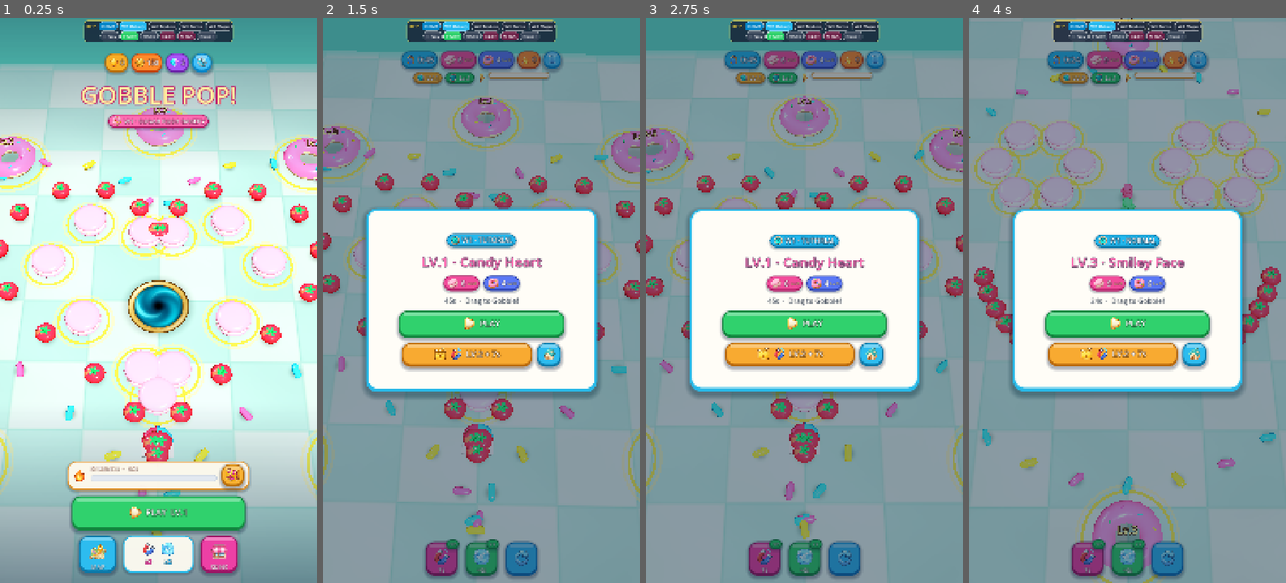
Above: before the commit, frames 1-4 (left to right).
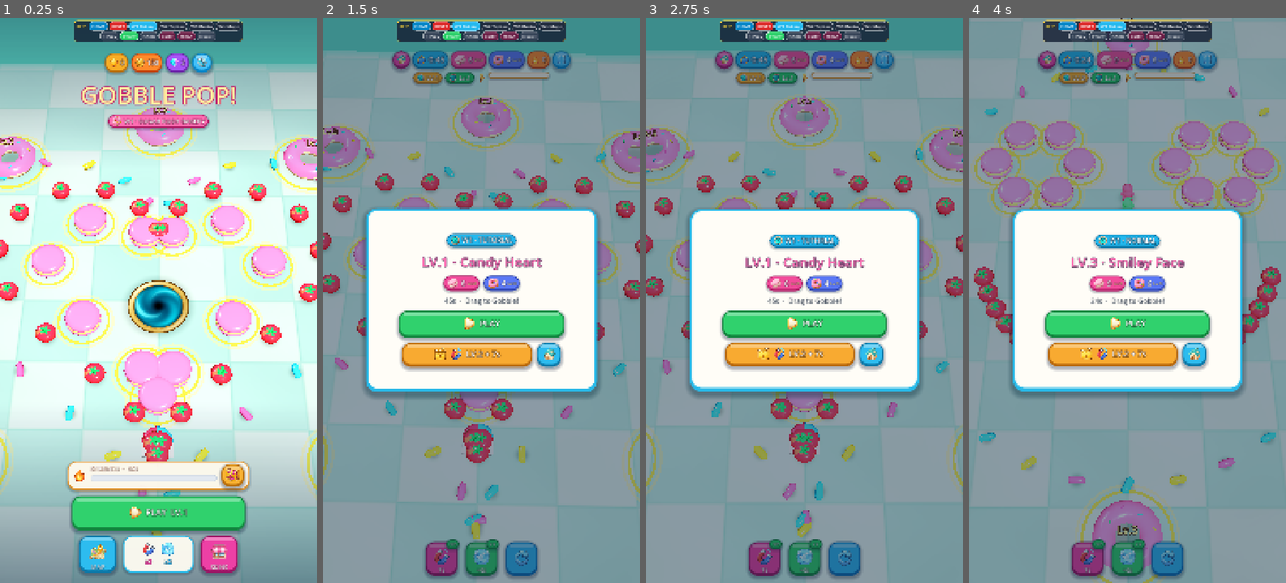
Above: after the commit, the same moments.

Repository: ynot-labs/gobble-pop
Game: Godot game, scene res://scenes/main/main.tscn
Same seed, same stepped clock (60 frames per second), same inputs: the game is played once before the commit and once after it.
Inputs (mouse positions are in pixels of both pictures, inside the frame that each line leads up to):
- Up to frame 1 (0.25 s): no input
- Up to frame 2 (1.5 s): click (440, 23) at 0.5 s, where only the run after the commit has a clickable "RESET"; click "START" at 1.25 s
- Up to frame 3 (2.75 s): click "START" at 2 s
- Up to frame 4 (4 s): click "Next >" at 2.75 s; click "Next >" at 3.5 s

The runs differ from the first frame. In frame 1, 6.3% of the frame differs, in the area x 10-91%, y 0-71%; in frame 2, 3.6%; in frame 3, 3.6%; in frame 4, 7.7%, in the area x 0-97%, y 0-85%.

Commit message:
fix(beta): add 1-tap in-game Home exit, BETA RESET + ?reset=1 FTUE reset, and colorful swirled cream on W1 Boba/Cake/Macaron

Diff:
--- a/scripts/core/game_manager.gd
+++ b/scripts/core/game_manager.gd
@@ -133,7 +133,41 @@
 func _ready() -> void:
 	_load_build_config()
 	_load_item_catalog()
-	load_progress()
+	if _check_web_reset_query():
+		reset_all_progress()
+	else:
+		load_progress()
+
+
+func _check_web_reset_query() -> bool:
+	if not OS.has_feature("web"):
+		return false
+	var should_reset = JavaScriptBridge.eval("new URLSearchParams(window.location.search).get('reset') === '1'", true)
+	if bool(should_reset):
+		JavaScriptBridge.eval("try { const u = new URL(window.location.href); u.searchParams.delete('reset'); window.history.replaceState({}, '', u.toString()); } catch(e) {}", true)
+		return true
+	return false
+
+
+func reset_all_progress() -> void:
+	current_level = 1
+	max_unlocked_level = 1
+	win_streak = 0
+	streak_chest_progress = 0
+	coins = 150
+	skin_shards = 2
+	unlocked_worlds = 1
+	inv_magnet = 2
+	inv_ice = 2
+	level_stars = {}
+	owned_skins = ["classic"]
+	equipped_skin = "classic"
+	seen_tutorials = {}
+	if FileAccess.file_exists(SAVE_PATH):
+		DirAccess.remove_absolute(ProjectSettings.globalize_path(SAVE_PATH))
+	save_progress()
+	economy_changed.emit()
+	skin_equipped.emit("classic")
 
 
 func _load_build_config() -> void:
--- a/scripts/gameplay/level_stage.gd
+++ b/scripts/gameplay/level_stage.gd
@@ -274,11 +274,18 @@
 	top_vbox.add_theme_constant_override("separation", 9)
 	top_margin.add_child(top_vbox)
 
-	# === ROW 1: Commercial Icon-First Top HUD ([Timer] | [Targets Icons] | [Flame] | [Pause]) ===
+	# === ROW 1: Commercial Icon-First Top HUD ([Home Exit] | [Timer] | [Targets Icons] | [Flame] | [Pause]) ===
 	var row1 := HBoxContainer.new()
 	row1.alignment = BoxContainer.ALIGNMENT_CENTER
-	row1.add_theme_constant_override("separation", 10)
+	row1.add_theme_constant_override("separation", 8)
 	top_vbox.add_child(row1)
+
+	var btn_exit_home := CandyUI.create_square_icon_button("icon_home", "", false, Color("#EC36A0"), Color("#9B1464"), Color("#5E093C"), 60, 34)
+	btn_exit_home.pressed.connect(func():
+		AudioManager.play_sfx("ui_click")
+		_show_home_lobby()
+	)
+	row1.add_child(btn_exit_home)
 
 	_timer_pill = CandyUI.create_icon_pill("icon_timer", "0:45", Color("#22B8EE"), Color("#0B78A8"), 28, 36, Color("#0A4266"))
 	row1.add_child(_timer_pill)
@@ -512,6 +519,16 @@
 	var btn_b_home := CandyUI.create_beta_chip("HOME", Color("#0284C7"))
 	btn_b_home.pressed.connect(func(): _show_home_lobby())
 	world_row.add_child(btn_b_home)
+
+	var btn_b_reset := CandyUI.create_beta_chip("RESET", Color("#DC2626"))
+	btn_b_reset.pressed.connect(func():
+		AudioManager.play_sfx("ui_click")
+		GameManager.reset_all_progress()
+		_attempts_this_level = 0
+		_load_level(1, false, true)
+		_show_home_lobby()
+	)
+	world_row.add_child(btn_b_reset)
 
 	for wid in [1, 2, 3, 4]:
 		var wb := CandyUI.create_beta_chip(str(WORLD_META[wid]["short"]), Color("#1E293B"))
Binary file changed: assets/models/world1/w1_05_macaron.glb
Binary file added: assets/models/world1/w1_05_macaron_w1_palette_atlas.png
Not shown, added: assets/models/world1/w1_05_macaron_w1_palette_atlas.png.import
Binary file changed: assets/models/world1/w1_06_boba_tea.glb
Binary file added: assets/models/world1/w1_06_boba_tea_w1_06_boba_tex.png
Not shown, added: assets/models/world1/w1_06_boba_tea_w1_06_boba_tex.png.import
Binary file changed: assets/models/world1/w1_08_cake.glb
Binary file added: assets/models/world1/w1_08_cake_w1_palette_atlas.png
Not shown, added: assets/models/world1/w1_08_cake_w1_palette_atlas.png.import
